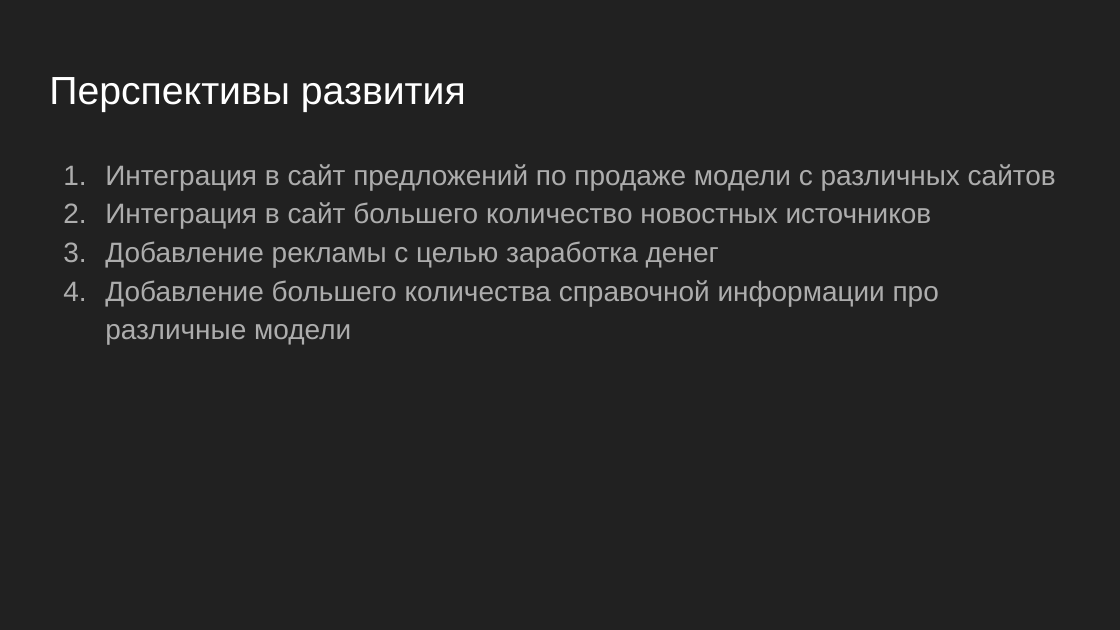
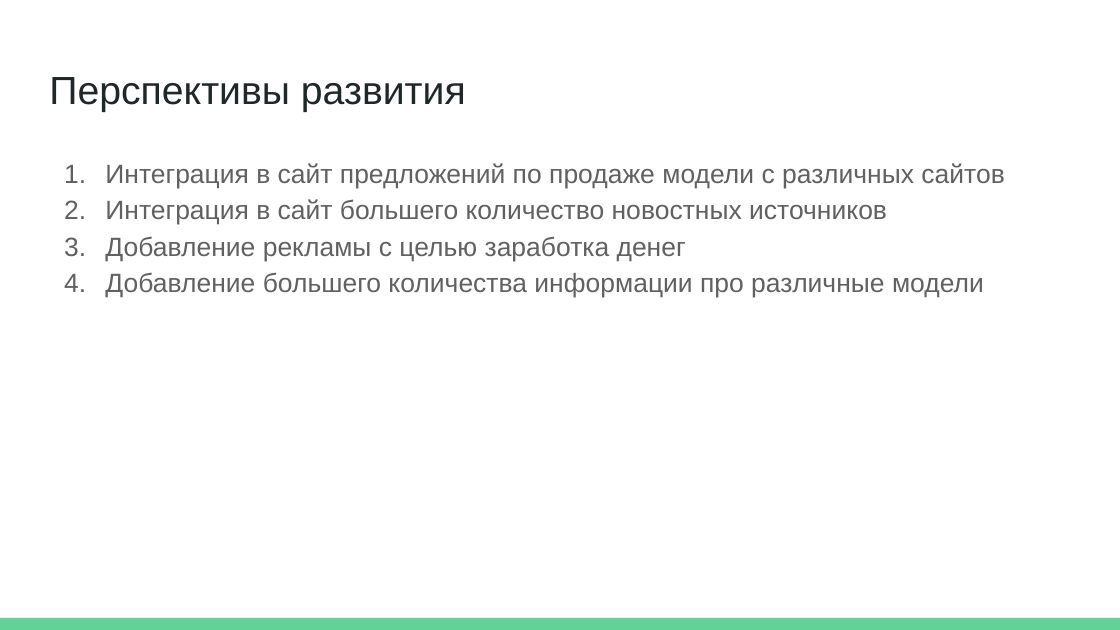
Before and after one commit to MZolotovitskiy/TLC-Club, a slide deck: slide 4 of docs/TLC-Club.pptx. Drawn at 1120x630 pixels with LibreOffice and Linux fonts; fonts in the diff are those of the drawing. Boxes give left, top, right and bottom in pixels: in the first picture for what was removed or moved away, otherwise in the second. Text is boxed around its words. In the diff, an @@ line names an element or a change of style, - is before the commit and + after.

```diff
--- a/docs/TLC-Club.pptx
+++ b/docs/TLC-Club.pptx
@@ background #212121 to #FFFFFF @@
@@ title "Перспективы развития" at bbox=[49, 77, 466, 112]: text colour #FFFFFF to #202729 @@
@@ text at bbox=[105, 163, 1004, 262]: size 18 to 17 pt, text colour #ADADAD to #616161 in "Интеграция в сайт предложений по продаже модели ...", "Интеграция в сайт большего количество новостных источников", "Добавление рекламы с целью заработка денег"; indent changed; bullet colour #ADADAD to #616161 @@
@@ text at bbox=[105, 272, 984, 298]: text changed; size 18 to 17 pt; text colour #ADADAD to #616161 @@
-4. Добавление большего количества справочной информации про различные модели
+4. Добавление большего количества информации про различные модели
@@ rectangle added at bbox=[0, 618, 1120, 630], fill #63D297 @@
```
Also in this commit, not shown: 3 other slides changed, 1 slide added, 4 other files.
